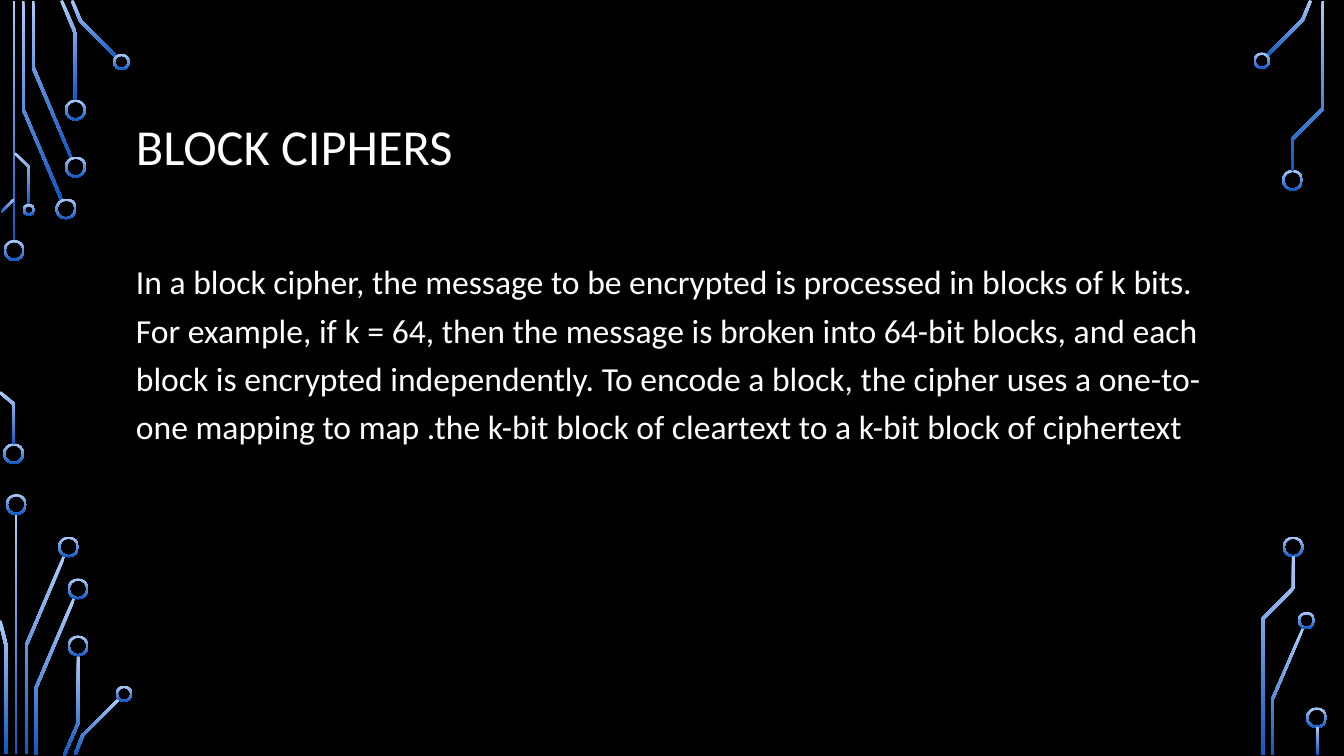
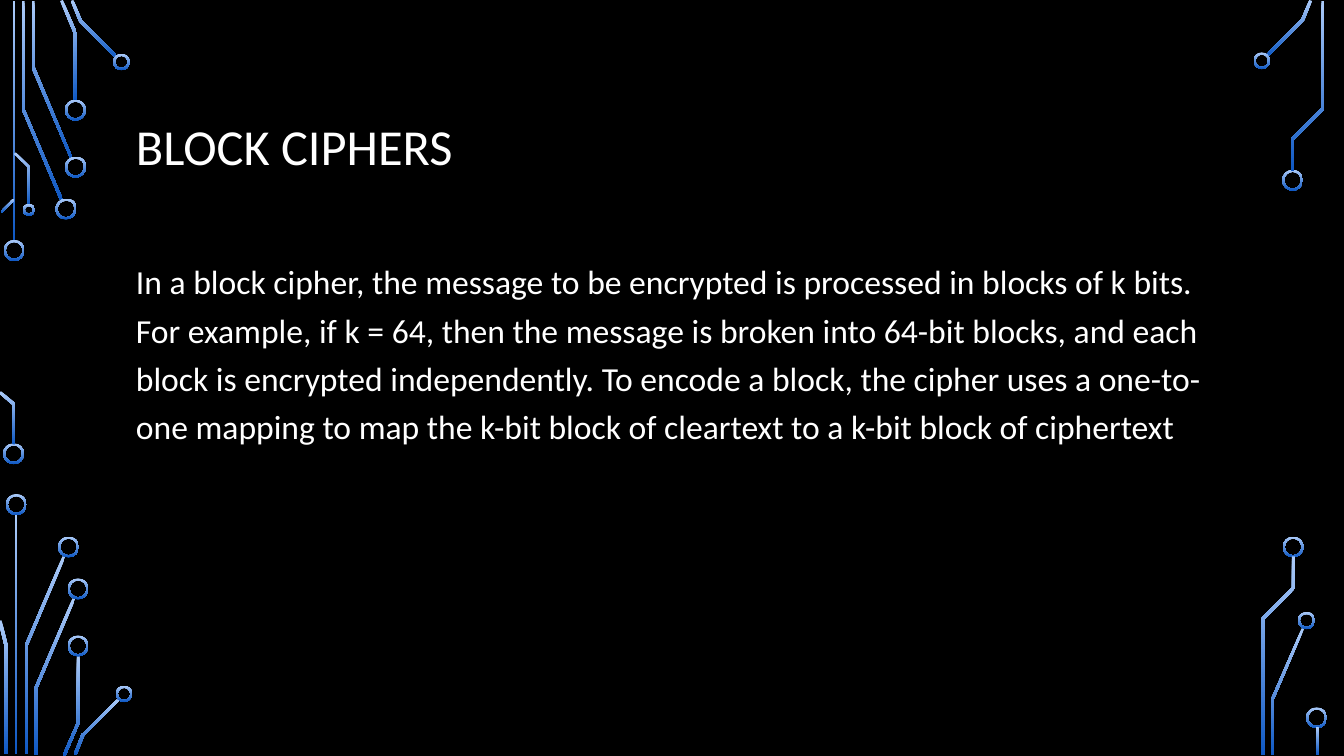
Before and after one commit to CDsonji/NET-Seminar, a slide deck: slide 17 of TLS.pptx. Drawn at 1344x756 pixels with LibreOffice and Linux fonts; fonts in the diff are those of the drawing; background and template pictures are left out. Boxes give left, top, right and bottom in pixels: in the first picture for what was removed or moved away, otherwise in the second. Text is boxed around its words. In the diff, an @@ line names an element or a change of style, - is before the commit and + after.

```diff
--- a/TLS.pptx
+++ b/TLS.pptx
@@ text at (136, 270, 1200, 445): text changed @@
-In a block cipher, the message to be encrypted is processed in blocks of k bits. For example, if k = 64, then the message is broken into 64-bit blocks, and each block is encrypted independently. To encode a block, the cipher uses a one-to-one mapping to map .the k-bit block of cleartext to a k-bit block of ciphertext
+In a block cipher, the message to be encrypted is processed in blocks of k bits. For example, if k = 64, then the message is broken into 64-bit blocks, and each block is encrypted independently. To encode a block, the cipher uses a one-to-one mapping to map the k-bit block of cleartext to a k-bit block of ciphertext
```
Also in this commit, not shown: 4 other slides changed, 1 slide added.
